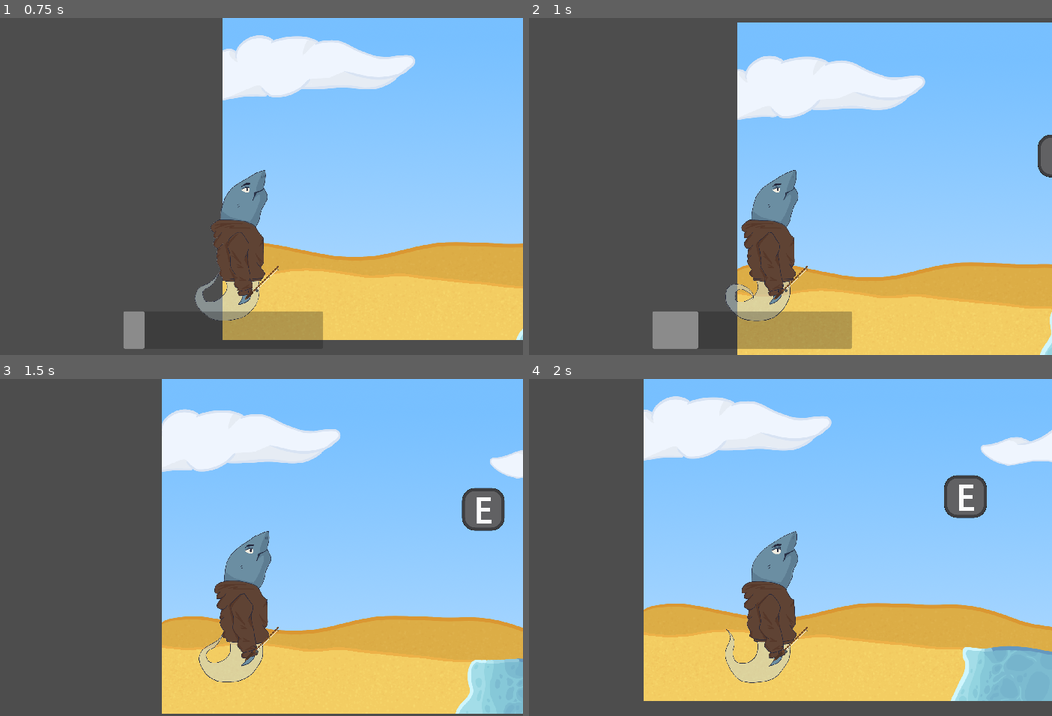
Above: before the commit, frames 1-4 (two rows, left to right).
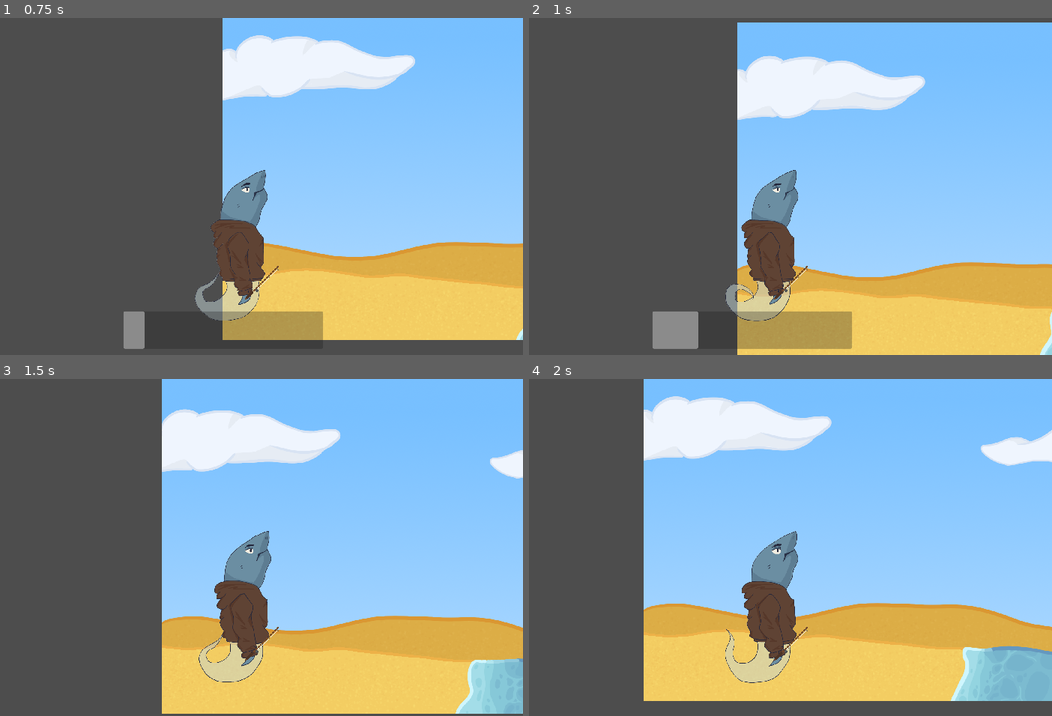
Above: after the commit, the same moments.

Repository: oDevvEn/Bubbles
Game: Godot game, scene res://scenes/main.tscn
The game is run twice, just before and just after one commit, with the same random seed, the same clock (stepped at 60 frames per second) and the same inputs. The engine's default icon, where the game draws it, is replaced by a stand-in: a white triangle on a blue panel in a dark square.
Inputs:
- Up to frame 1 (0.75 s): hold D (moveRight) from 0.53 s (still down); hold E (interact) from 0.53 s (still down)
- Up to frame 2 (1 s): keep holding D (moveRight); keep holding E (interact); tap Space (jump) at 0.77 s
- Up to frame 3 (1.5 s): keep holding D (moveRight); release E (interact) at 1.28 s; tap E (interact) at 1.35 s
- Up to frame 4 (2 s): keep holding D (moveRight); tap Space (jump) at 1.52 s

Frame 1 is identical in both runs. In frame 2, 0.3% of the frame differs, in the area x 97-100%, y 34-48%; in frame 3, 1.0%, in the area x 88-97%, y 32-46%; in frame 4, 1.0%.

Commit message:
Add files via upload

Diff:
--- a/Bubbles/scenes/main.tscn
+++ b/Bubbles/scenes/main.tscn
@@ -115,14 +115,79 @@
 "speed": 5.0
 }]
 
-[sub_resource type="RectangleShape2D" id="RectangleShape2D_mo84m"]
-size = Vector2(71, 603)
-
-[sub_resource type="WorldBoundaryShape2D" id="WorldBoundaryShape2D_kkuyl"]
-distance = 304.0
+[sub_resource type="RectangleShape2D" id="RectangleShape2D_2cafx"]
+size = Vector2(837.001, 20)
 
 [sub_resource type="RectangleShape2D" id="RectangleShape2D_rylii"]
 size = Vector2(2436, 100)
+
+[sub_resource type="WorldBoundaryShape2D" id="WorldBoundaryShape2D_rd4oo"]
+normal = Vector2(0.999975, -0.00700547)
+distance = -638.774
+
+[sub_resource type="RectangleShape2D" id="RectangleShape2D_mo84m"]
+size = Vector2(71, 401.5)
+
+[sub_resource type="Animation" id="Animation_v0tui"]
+resource_name = "fadeBlack"
+length = 4.1
+tracks/0/type = "value"
+tracks/0/imported = false
+tracks/0/enabled = true
+tracks/0/path = NodePath(".:color")
+tracks/0/interp = 1
+tracks/0/loop_wrap = true
+tracks/0/keys = {
+"times": PackedFloat32Array(0.0333333, 2, 4),
+"transitions": PackedFloat32Array(1, 1, 1),
+"update": 0,
+"values": [Color(0, 0, 0, 0), Color(0, 0, 0, 1), Color(0, 0, 0, 0)]
+}
+tracks/1/type = "value"
+tracks/1/imported = false
+tracks/1/enabled = true
+tracks/1/path = NodePath(".:size")
+tracks/1/interp = 1
+tracks/1/loop_wrap = true
+tracks/1/keys = {
+"times": PackedFloat32Array(0, 0.0333333, 4, 4.03333),
+"transitions": PackedFloat32Array(1, 1, 1, 1),
+"update": 0,
+"values": [Vector2(18445, 297), Vector2(18445, 10000), Vector2(18445, 10000), Vector2(18445, 227)]
+}
+
+[sub_resource type="Animation" id="Animation_mycet"]
+length = 0.001
+tracks/0/type = "value"
+tracks/0/imported = false
+tracks/0/enabled = true
+tracks/0/path = NodePath(".:color")
+tracks/0/interp = 1
+tracks/0/loop_wrap = true
+tracks/0/keys = {
+"times": PackedFloat32Array(0),
+"transitions": PackedFloat32Array(1),
+"update": 0,
+"values": [Color(1, 1, 1, 0)]
+}
+tracks/1/type = "value"
+tracks/1/imported = false
+tracks/1/enabled = true
+tracks/1/path = NodePath(".:size")
+tracks/1/interp = 1
+tracks/1/loop_wrap = true
+tracks/1/keys = {
+"times": PackedFloat32Array(0),
+"transitions": PackedFloat32Array(1),
+"update": 0,
+"values": [Vector2(18445, 297)]
+}
+
+[sub_resource type="AnimationLibrary" id="AnimationLibrary_1yk1x"]
+_data = {
+"RESET": SubResource("Animation_mycet"),
+"fadeBlack": SubResource("Animation_v0tui")
+}
 
 [node name="main" type="Node2D"]
 script = ExtResource("1_3xh5h")
@@ -153,29 +218,46 @@
 sprite_frames = SubResource("SpriteFrames_ttgeo")
 autoplay = "default"
 
-[node name="interactiveUIbody" type="StaticBody2D" parent="."]
-
-[node name="interactiveUI" parent="interactiveUIbody" instance=ExtResource("5_brayo")]
-position = Vector2(1031, -200)
-
-[node name="CollisionShape2D" type="CollisionShape2D" parent="interactiveUIbody/interactiveUI"]
-shape = SubResource("RectangleShape2D_mo84m")
-script = ExtResource("7_f5jan")
-
-[node name="Timer" type="Timer" parent="interactiveUIbody/interactiveUI/CollisionShape2D"]
-wait_time = 2.0
-
 [node name="mapBoundaries" type="StaticBody2D" parent="."]
 
 [node name="CollisionShape2D2" type="CollisionShape2D" parent="mapBoundaries"]
-position = Vector2(1372, 50)
+position = Vector2(1146, -371)
 rotation = -1.5708
-shape = SubResource("WorldBoundaryShape2D_kkuyl")
+shape = SubResource("RectangleShape2D_2cafx")
 
 [node name="CollisionShape2D" type="CollisionShape2D" parent="mapBoundaries"]
 position = Vector2(695, -30)
 shape = SubResource("RectangleShape2D_rylii")
 
-[connection signal="body_entered" from="interactiveUIbody/interactiveUI" to="interactiveUIbody/interactiveUI/CollisionShape2D" method="_on_interactive_ui_body_entered"]
-[connection signal="body_exited" from="interactiveUIbody/interactiveUI" to="interactiveUIbody/interactiveUI/CollisionShape2D" method="_on_interactive_ui_body_exited"]
-[connection signal="timeout" from="interactiveUIbody/interactiveUI/CollisionShape2D/Timer" to="interactiveUIbody/interactiveUI/CollisionShape2D" method="_on_timer_timeout"]
+[node name="CollisionShape2D3" type="CollisionShape2D" parent="mapBoundaries"]
+position = Vector2(1146, -371)
+rotation = -1.5708
+shape = SubResource("WorldBoundaryShape2D_rd4oo")
+
+[node name="interactiveUI" parent="." instance=ExtResource("5_brayo")]
+position = Vector2(1031, -200)
+
+[node name="CollisionShape2D" type="CollisionShape2D" parent="interactiveUI"]
+position = Vector2(0, -100.75)
+shape = SubResource("RectangleShape2D_mo84m")
+script = ExtResource("7_f5jan")
+
+[node name="Timer" type="Timer" parent="interactiveUI/CollisionShape2D"]
+wait_time = 2.0
+
+[node name="ColorRect" type="ColorRect" parent="interactiveUI/CollisionShape2D"]
+offset_left = -9600.0
+offset_top = -6490.0
+offset_right = 8845.0
+offset_bottom = -6193.0
+color = Color(1, 1, 1, 0)
+
+[node name="AnimationPlayer" type="AnimationPlayer" parent="interactiveUI/CollisionShape2D"]
+root_node = NodePath("../ColorRect")
+libraries = {
+"": SubResource("AnimationLibrary_1yk1x")
+}
+
+[connection signal="body_entered" from="interactiveUI" to="interactiveUI/CollisionShape2D" method="_on_interactive_ui_body_entered"]
+[connection signal="body_exited" from="interactiveUI" to="interactiveUI/CollisionShape2D" method="_on_interactive_ui_body_exited"]
+[connection signal="timeout" from="interactiveUI/CollisionShape2D/Timer" to="interactiveUI/CollisionShape2D" method="_on_timer_timeout"]
Not shown: 1 places in Bubbles/scenes/main.tscn that only renumber resources
